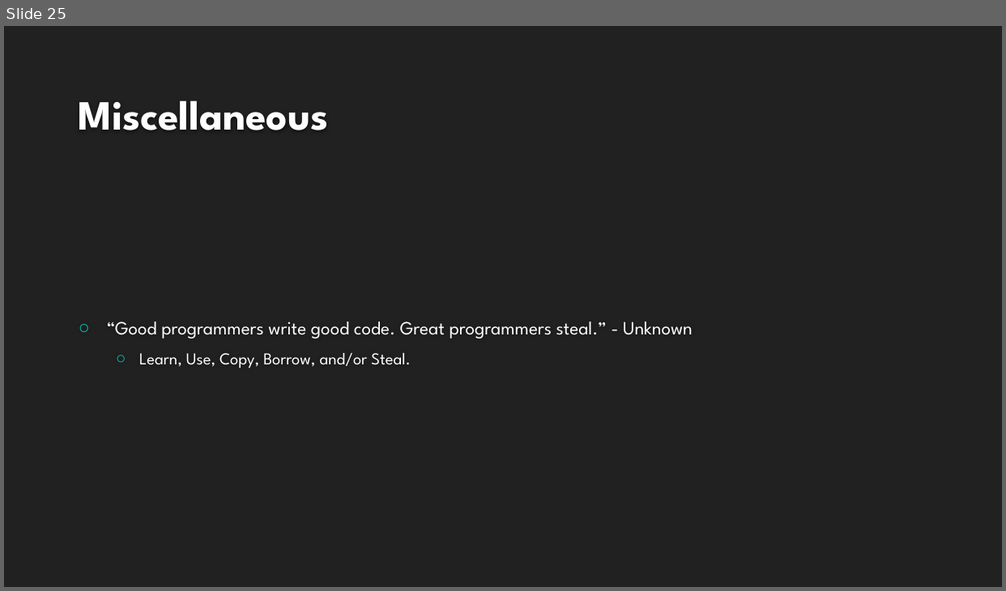
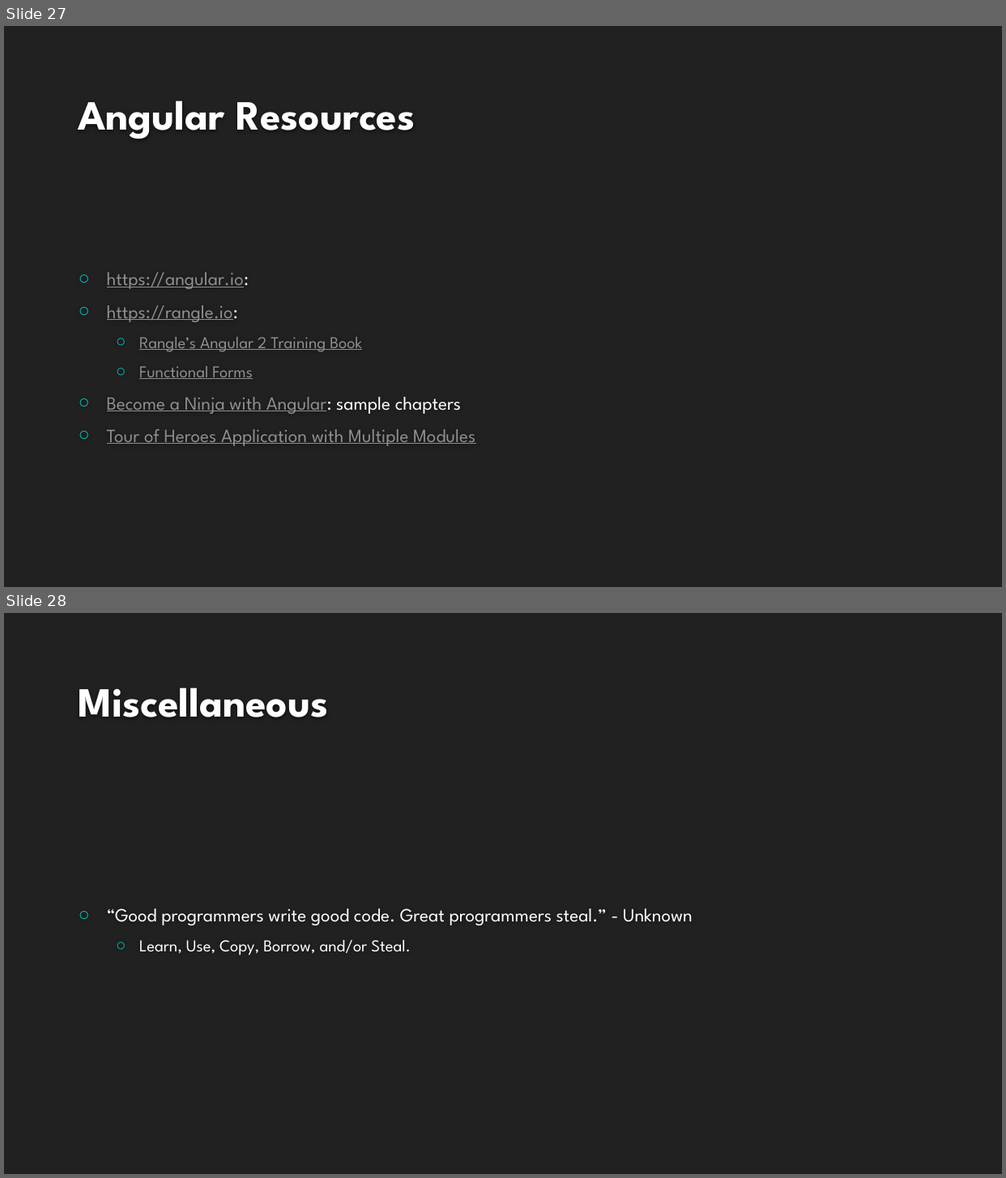
Before and after one commit to buildmotion/better-business-logic-with-typescript, a slide deck: Presentation/Better Business Logic with Typescript.pptx. Shown one above the other, each under a label of ours: slide 25 before the commit, slides 27 and 28 after it. The pictures are 1006x591 and 1006x1178 pixels, drawn with LibreOffice and Linux fonts; fonts in the diff are those of the drawing; background and template pictures are left out. Boxes give left, top, right and bottom in pixels: in the first picture for what was removed or moved away, otherwise in the second. Text is boxed around its words. In the diff, an @@ line names an element or a change of style, - is before the commit and + after.

```diff
--- a/Presentation/Better Business Logic with Typescript.pptx
+++ b/Presentation/Better Business Logic with Typescript.pptx
@@ slide 27 added at bbox=[4, 26, 1002, 587], background #212121 @@
@@ title added at bbox=[78, 101, 415, 139], 40 pt, text #FEFEFE, bold @@
+Angular Resources
@@ text added at bbox=[107, 272, 475, 446], 18 pt, text #8F8F8F, underline @@
+○ https://angular.io:
+○ https://rangle.io:
+  ○ Rangle’s Angular 2 Training Book
+  ○ Functional Forms
+○ Become a Ninja with Angular: sample chapters
+○ Tour of Heroes Application with Multiple Modules
@@ what was slide 25 is now slide 28 @@
```
Also in this commit, not shown: 2 slides changed, 5 other slides added, 3 slides removed, 3 other files.
